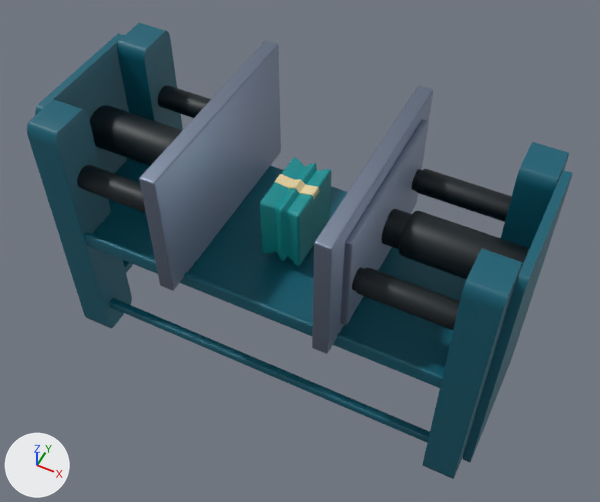
The Blender file tables/prasa/prasa.blend as it was, and as the next commit left it.
Camera for both pictures: a 50 mm lens placed at (2.83, -5.62, 8.63), pointed at (0.03, -0.01, 1.62). Lighting does not change. The marker at lower left points along +X, +Y and +Z.

Names of what the first picture shows: 'Cube', 'e_l-mlot-noimp', 'e_p_mlot', 'e_stol2'.
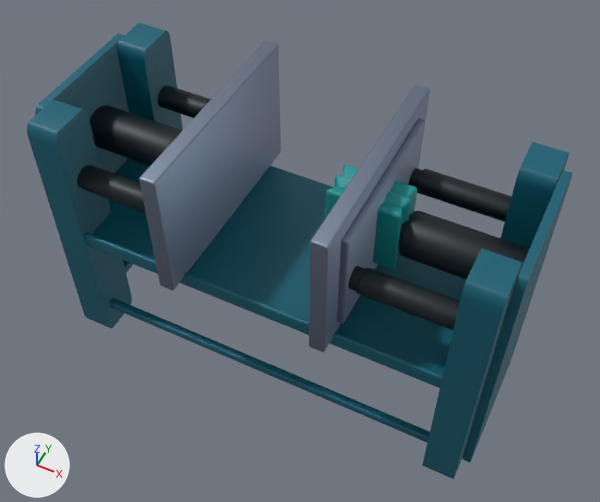
Where the change shows, as pixel boxes (x1, y1, x2, y2) in the pictures (600 x 502 px):
'e_l-mlot-noimp', moved
    before: (312, 86, 433, 354)
    after: (309, 85, 430, 352)
'Cube', moved, turned
    before: (260, 157, 332, 266)
    after: (325, 164, 417, 269)

Patch to the scene script:
```diff
--- a/tables/prasa/prasa.blend.py
+++ b/tables/prasa/prasa.blend.py
@@ ob_e_l_mlot_noimp @@
 ob_e_l_mlot_noimp = bpy.data.objects.new('e_l-mlot-noimp', me_cube_058)
-ob_e_l_mlot_noimp.location = (0.86, 0.0, 2.54)
+ob_e_l_mlot_noimp.location = (0.82, 0.0, 2.54)
 ob_e_l_mlot_noimp.rotation_euler = (0.0, 0.0, -3.142)  # degrees (0, 0, -180)
@@ ob_cube @@
 ob_cube = bpy.data.objects.new('Cube', me_cube_001)
-ob_cube.location = (0.0, 0.0, 2.21)
-ob_cube.rotation_euler = (0.0, 0.0, 1.571)  # degrees (0, 0, 90)
+ob_cube.location = (0.82, 0.0, 2.54)
+ob_cube.rotation_euler = (0.0, 0.0, -3.142)  # degrees (0, 0, -180)
 ob_cube.scale = (1.0, 0.735, 1.0)
```
